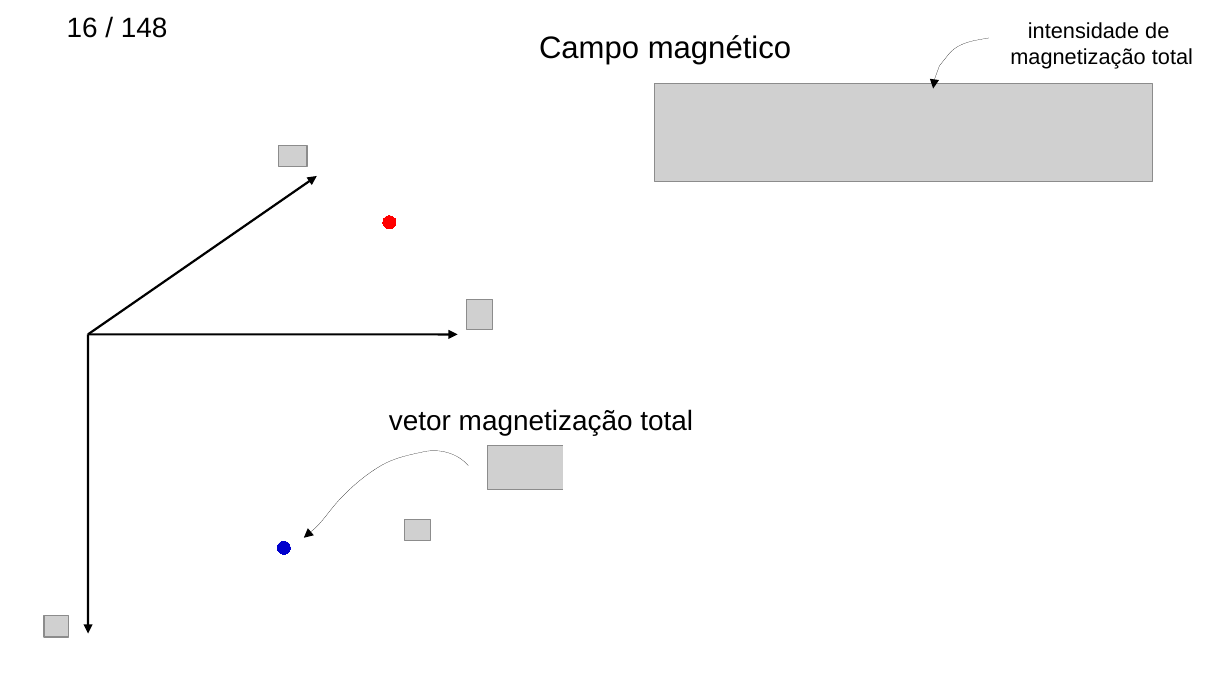
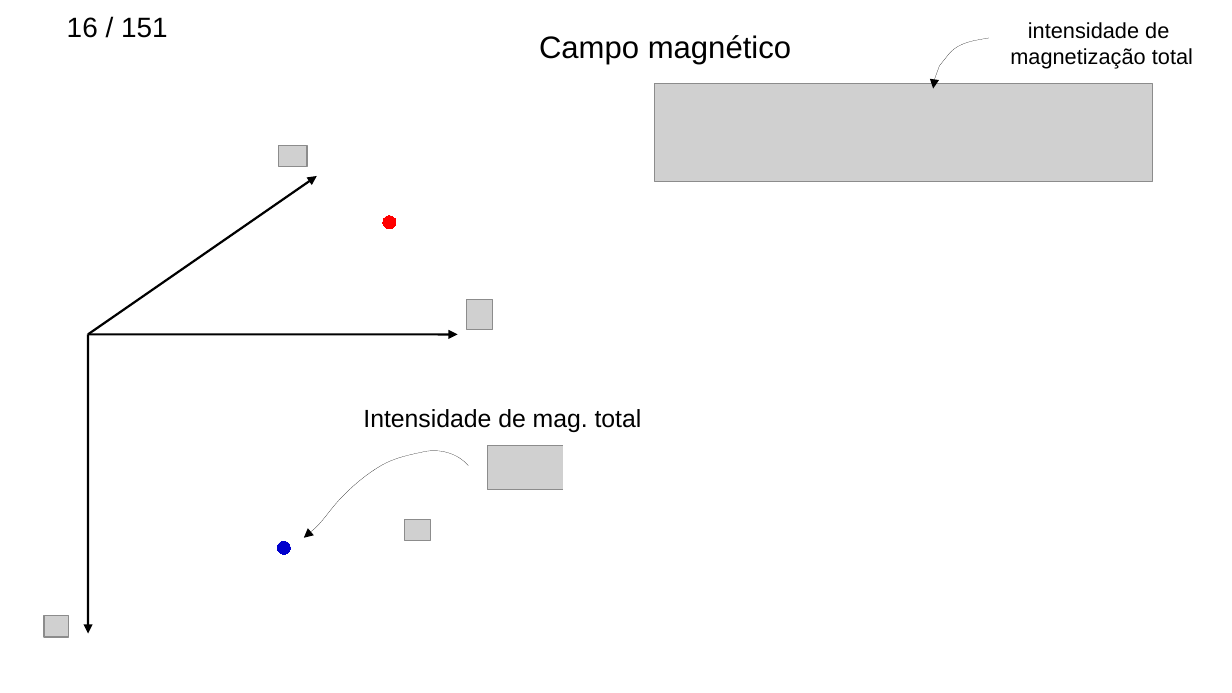
Before and after one commit to birocoles/memos, a slide deck: slide 16 of Titular_III/slides/apresentacao_titular3_3b_4.odp. Drawn at 1232x693 pixels with LibreOffice and Linux fonts; fonts in the diff are those of the drawing; grey boxes stand for pictures. Boxes give left, top, right and bottom in pixels: in the first picture for what was removed or moved away, otherwise in the second. Text is boxed around its words. In the diff, an @@ line names an element or a change of style, - is before the commit and + after.

```diff
--- a/Titular_III/slides/apresentacao_titular3_3b_4.odp
+++ b/Titular_III/slides/apresentacao_titular3_3b_4.odp
@@ page number at (x1=67, y1=17, x2=168, y2=38): text changed @@
-16 / 148
+16 / 151
@@ text at (x1=363, y1=409, x2=642, y2=432): text changed; size 18 to 16 pt @@
-vetor magnetização total
+Intensidade de mag. total
```
Also in this commit, not shown: 1 other slide changed, 4 slides added, 1 slide removed, 5 other files.
